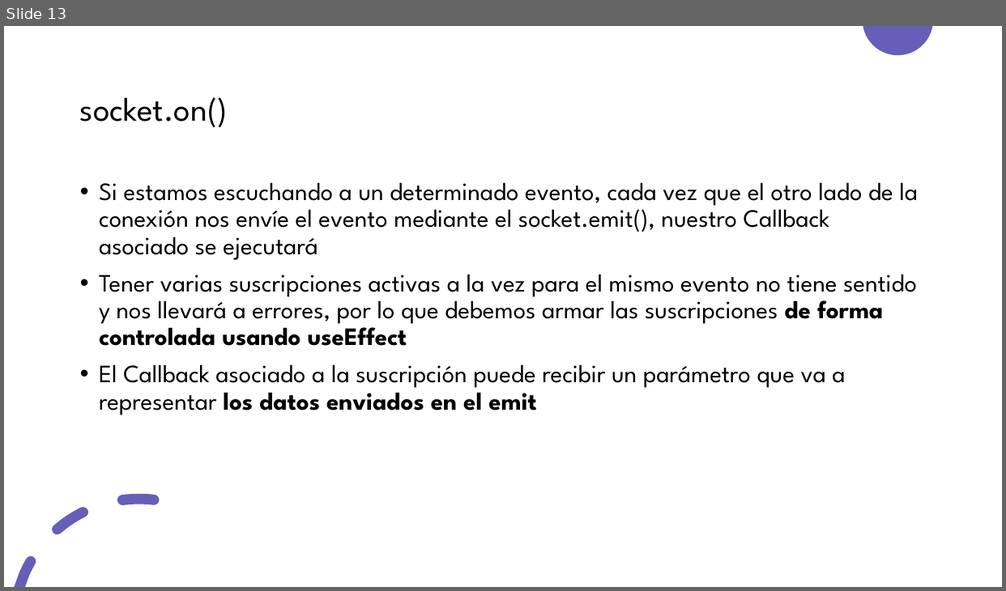
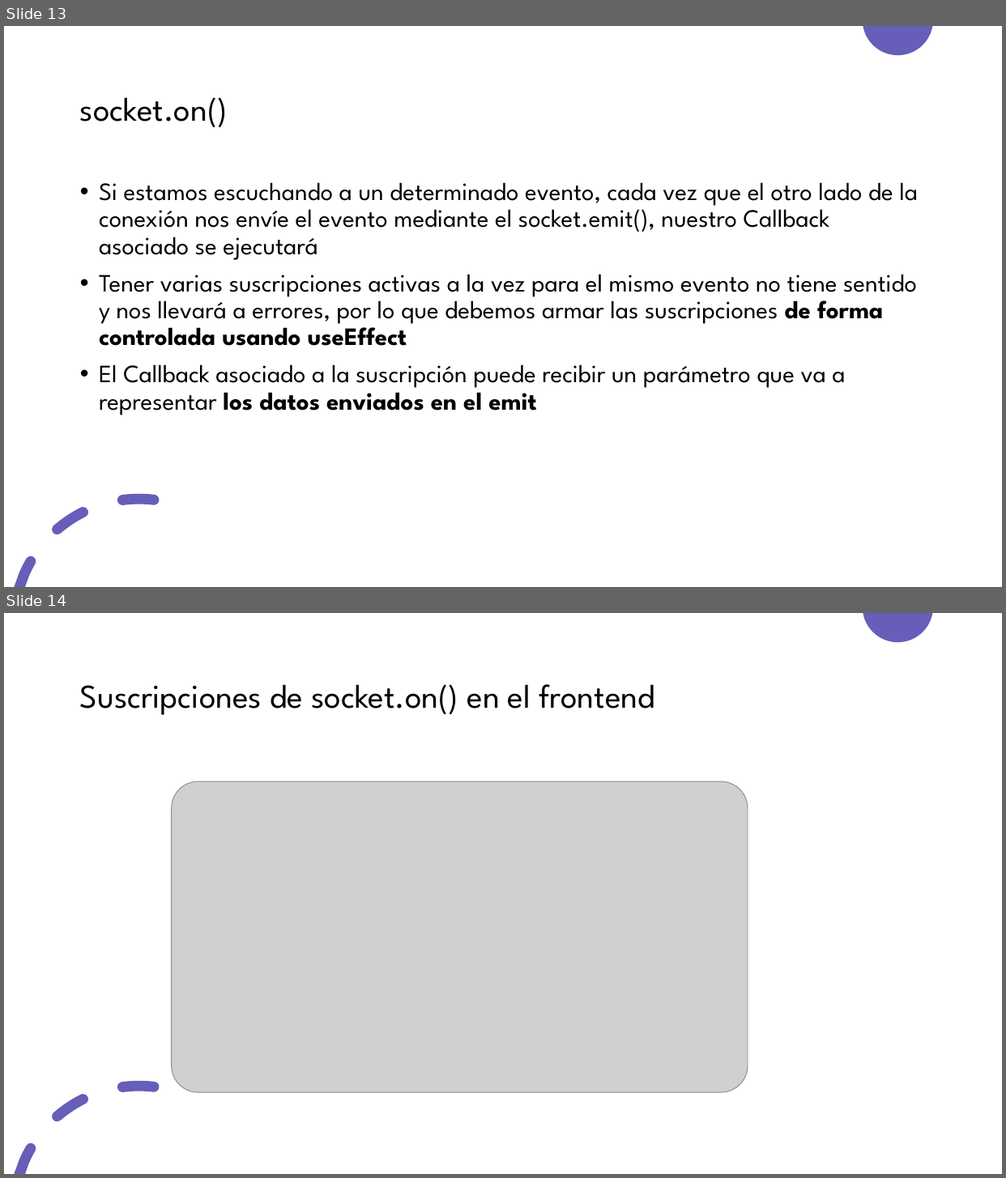
Before and after one commit to MZuran/Clase-Particular-Aplicativos, a slide deck: Documentos/Sockets en Frontend.pptx. Shown one above the other, each under a label of ours: slide 13 before the commit, slides 13 and 14 after it. The pictures are 1006x591 and 1006x1178 pixels, drawn with LibreOffice and Linux fonts; fonts in the diff are those of the drawing; grey boxes stand for pictures. Boxes give left, top, right and bottom in pixels: in the first picture for what was removed or moved away, otherwise in the second. Text is boxed around its words. In the diff, an @@ line names an element or a change of style, - is before the commit and + after.

Commit message:
Actualizado el ppt de sockets

```diff
--- a/Documentos/Sockets en Frontend.pptx
+++ b/Documentos/Sockets en Frontend.pptx
@@ slide 14 added at box(4, 613, 1002, 1174), background #FFFFFF; not listed: 2 template elements that a slide beside it also shows @@
@@ title added at box(80, 684, 654, 715), 32 pt, text #000000 @@
+Suscripciones de socket.on() en el frontend
@@ picture added at box(172, 781, 748, 1093) @@
```
